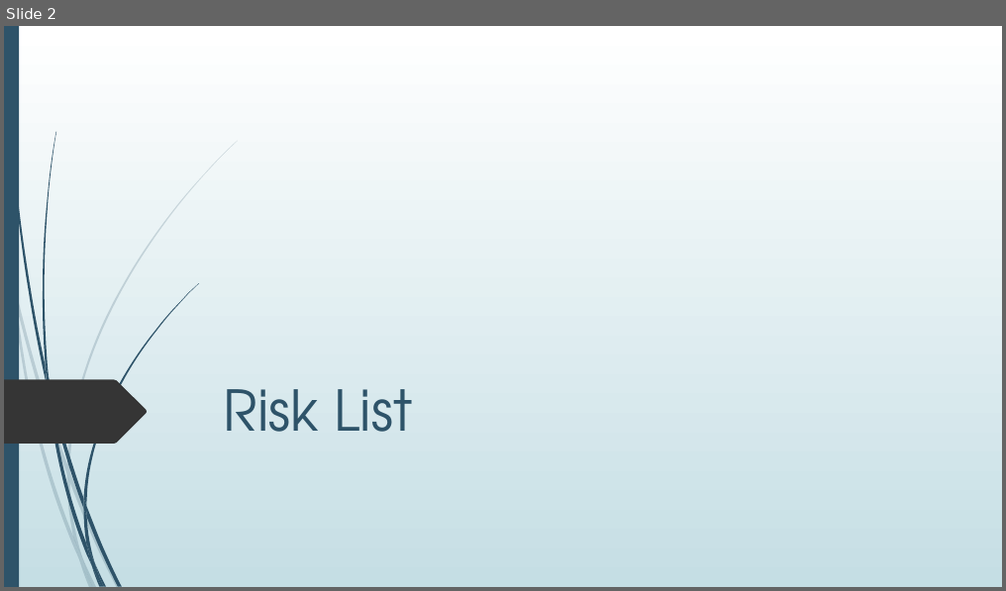
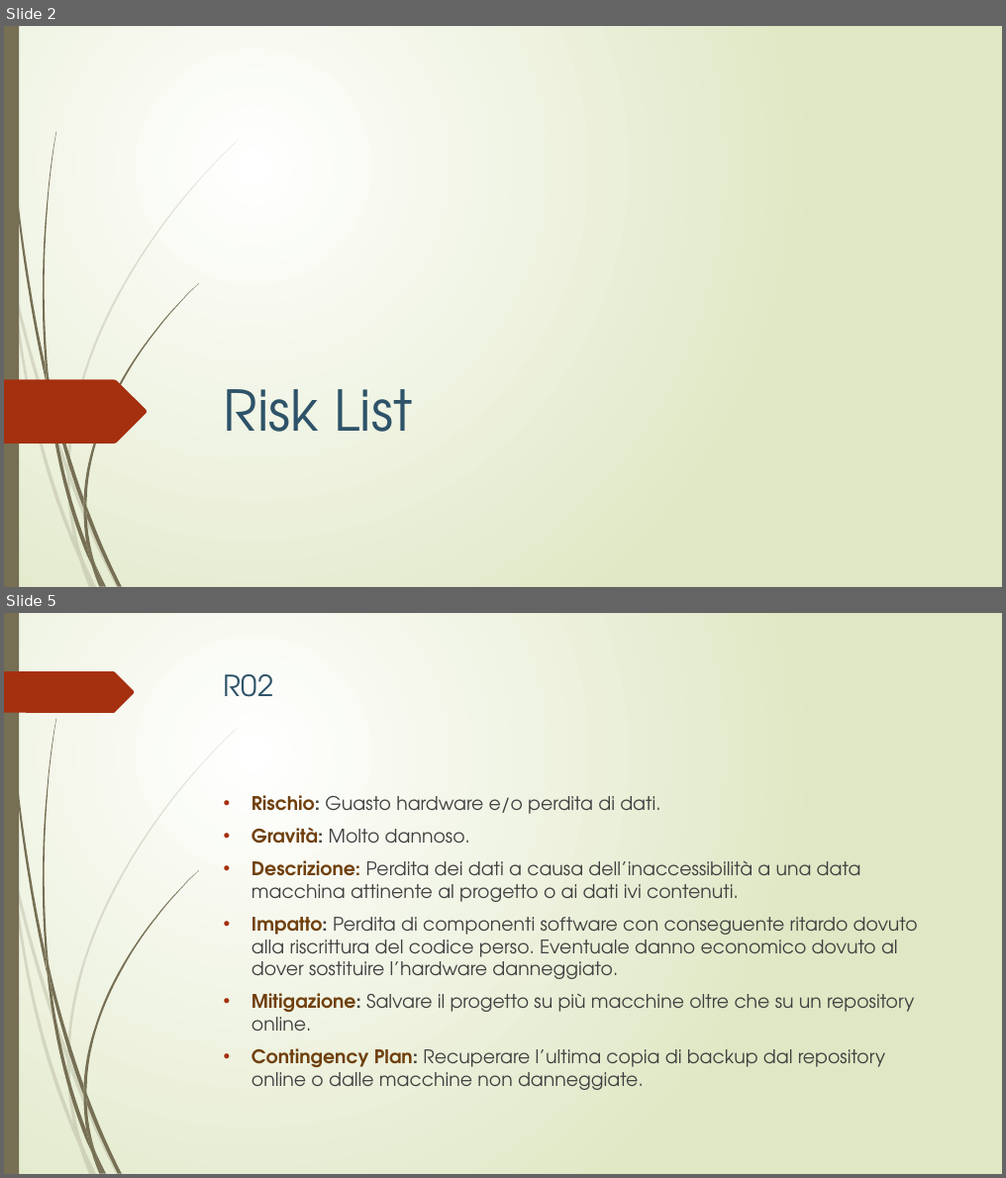
Before and after one commit to lpleo/Ingegneria_Software_2014, a slide deck: Slide/Slide Sparta.pptx. Shown one above the other, each under a label of ours: slide 2 before the commit, slides 2 and 5 after it; the slides between them are not shown. The pictures are 1006x591 and 1006x1178 pixels, drawn with LibreOffice and Linux fonts; fonts in the diff are those of the drawing. Boxes give left, top, right and bottom in pixels: in the first picture for what was removed or moved away, otherwise in the second. Text is boxed around its words. In the diff, an @@ line names an element or a change of style, - is before the commit and + after.

```diff
--- a/Slide/Slide Sparta.pptx
+++ b/Slide/Slide Sparta.pptx
@@ slide 5 added at (x1=4, y1=613, x2=1002, y2=1174), background gradient #FFFFFF to #DFE8C4; not listed: 23 template elements that a slide beside it also shows @@
@@ freeform shape added at (x1=4, y1=671, x2=135, y2=713), fill #A53010 @@
@@ title added at (x1=224, y1=674, x2=273, y2=697), 28 pt, text #2E5369 @@
+R02
@@ text added at (x1=252, y1=795, x2=918, y2=1090), 18 pt, text #404040 @@
+• Rischio: Guasto hardware e/o perdita di dati.
+• Gravità: Molto dannoso.
+• Descrizione: Perdita dei dati a causa dell’inaccessibilità a una data macchina attinente al progetto o ai dati ivi contenuti.
+• Impatto: Perdita di componenti software con conseguente ritardo dovuto alla riscrittura del codice perso. Eventuale danno economico dovuto al dover sostituire l’hardware danneggiato.
+• Mitigazione: Salvare il progetto su più macchine oltre che su un repository online.
+• Contingency Plan: Recuperare l’ultima copia di backup dal repository online o dalle macchine non danneggiate.
@@ slide 2 changed as well @@
@@ background gradient #FFFFFF to #C5DEE5 to gradient #FFFFFF to #DFE8C4 @@
@@ freeform shape at (x1=6, y1=26, x2=47, y2=386): fill #2E5369 to #766F54; outline redrawn @@
@@ fill #2E5369 to #766F54 in 12 elements at (x1=49, y1=379, x2=83, y2=509), (x1=86, y1=506, x2=122, y2=586), (x1=47, y1=383, x2=91, y2=567), (x1=95, y1=565, x2=107, y2=587), (x1=46, y1=363, x2=52, y2=404), (x1=83, y1=283, x2=199, y2=506), (x1=91, y1=567, x2=101, y2=587), (x1=83, y1=509, x2=94, y2=565), (x1=83, y1=498, x2=86, y2=517), (x1=86, y1=544, x2=104, y2=586), (x1=4, y1=26, x2=19, y2=587), (x1=43, y1=132, x2=56, y2=379) @@
@@ freeform shape at (x1=4, y1=380, x2=147, y2=444): fill #353535 to #A53010 @@
@@ fill #2E5369 at 20% opacity to #766F54 at 20% opacity in 10 elements at (x1=4, y1=237, x2=12, y2=288), (x1=15, y1=284, x2=67, y2=474), (x1=70, y1=472, x2=120, y2=587), (x1=82, y1=559, x2=97, y2=587), (x1=12, y1=288, x2=79, y2=561), (x1=67, y1=474, x2=82, y2=559), (x1=67, y1=141, x2=238, y2=472), (x1=79, y1=561, x2=93, y2=587), (x1=67, y1=465, x2=70, y2=482), (x1=73, y1=537, x2=93, y2=587) @@
```
Also in this commit, not shown: 12 other slides changed, 5 other slides added, 6 slides removed, 3 other files.
